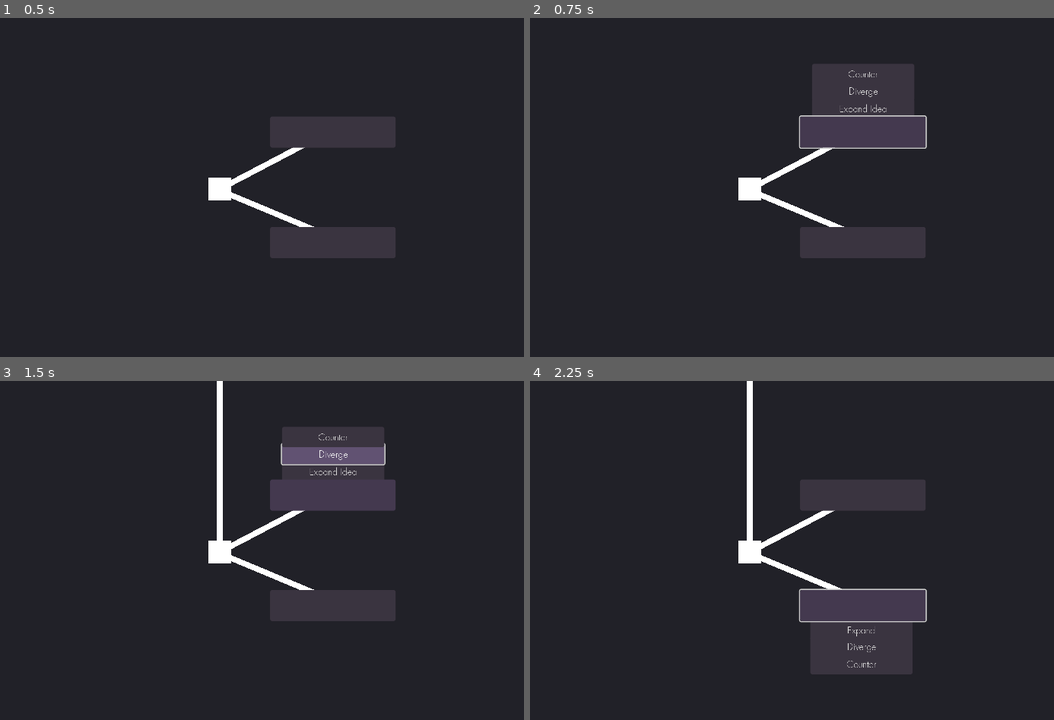
Above: before the commit, frames 1-4 (two rows, left to right).
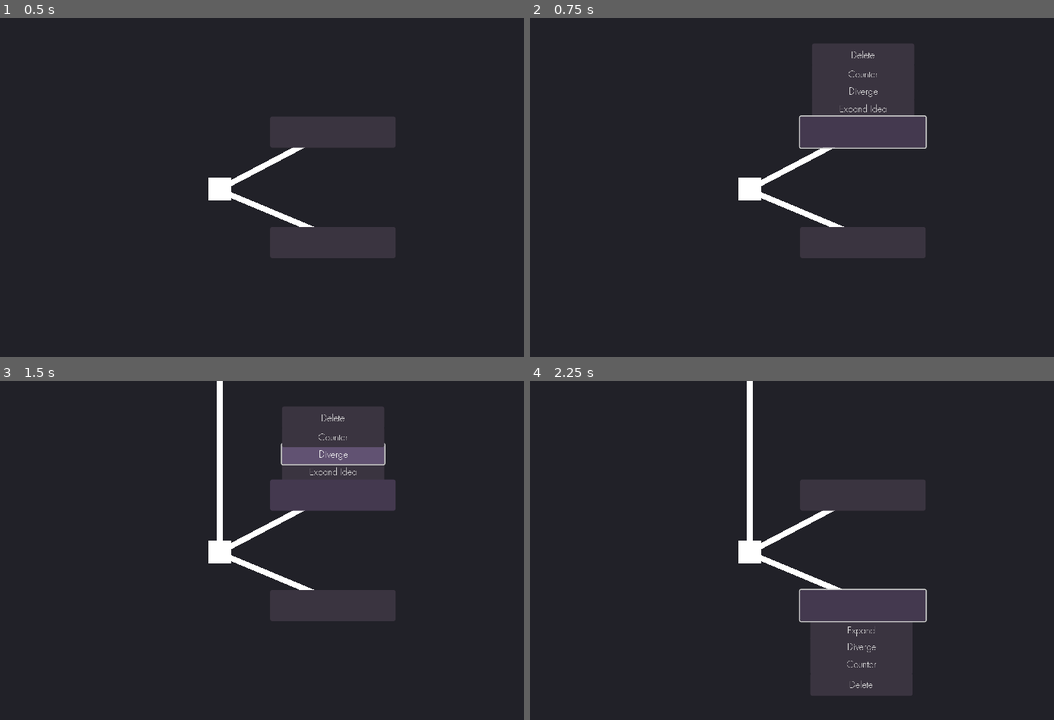
Above: after the commit, the same moments.

Repository: eqgy/understandingtree
Game: Godot game, scene res://understanding tree.tscn
Same seed, same stepped clock (60 frames per second), same inputs: the game is played once before the commit and once after it.
Inputs (mouse positions are in pixels of both pictures, inside the frame that each line leads up to):
- Up to frame 1 (0.5 s): no input
- Up to frame 2 (0.75 s): click (865, 133) at 0.5 s
- Up to frame 3 (1.5 s): click "Diverge" at 1.25 s
- Up to frame 4 (2.25 s): click (865, 604) at 2 s

Frame 1 is identical in both runs. In frame 2, 1.1% of the frame differs, in the area x 53-74%, y 7-14%; in frame 3, 1.1%; in frame 4, 1.2%, in the area x 53-74%, y 86-93%.

Commit message:
Added delete buttons, functionality still missing

Diff:
--- a/application iterations/iteration 1/a node.tscn
+++ b/application iterations/iteration 1/a node.tscn
@@ -1,9 +1,10 @@
-[gd_scene load_steps=6 format=3 uid="uid://biijdxa5vbai2"]
+[gd_scene load_steps=7 format=3 uid="uid://biijdxa5vbai2"]
 
 [ext_resource type="Script" path="res://a_node.gd" id="1_lkhld"]
 [ext_resource type="Theme" uid="uid://bosbvfdtv48xf" path="res://node theme.tres" id="1_ssop8"]
 [ext_resource type="Script" path="res://leaf.gd" id="2_g56ri"]
 [ext_resource type="Script" path="res://add_branch_button.gd" id="4_pq1f4"]
+[ext_resource type="Script" path="res://delete.gd" id="5_iskqk"]
 
 [sub_resource type="Curve" id="Curve_ottr0"]
 _data = [Vector2(0, 1), 0.0, 0.0, 0, 0, Vector2(1, 1), 0.0, 0.0, 0, 0]
@@ -79,6 +80,16 @@
 text = "Counter"
 script = ExtResource("4_pq1f4")
 
+[node name="Delete" type="Button" parent="solution"]
+visible = false
+layout_mode = 0
+offset_left = 21.0
+offset_top = -129.0
+offset_right = 202.0
+offset_bottom = -89.0
+text = "Delete"
+script = ExtResource("5_iskqk")
+
 [node name="ColorRect" type="ColorRect" parent="."]
 anchors_preset = 8
 anchor_left = 0.5
@@ -161,10 +172,22 @@
 text = "Counter"
 script = ExtResource("4_pq1f4")
 
+[node name="Delete" type="Button" parent="problem"]
+visible = false
+layout_mode = 0
+offset_left = 18.0
+offset_top = 147.0
+offset_right = 199.0
+offset_bottom = 187.0
+text = "Delete
+"
+script = ExtResource("5_iskqk")
+
 [connection signal="toggled" from="solution" to="solution" method="_on_toggled"]
 [connection signal="toggled" from="solution" to="solution/Expand Idea" method="_on_button_toggled"]
 [connection signal="toggled" from="solution" to="solution/Divergent Idea" method="_on_button_toggled"]
 [connection signal="toggled" from="solution" to="solution/Counterargument" method="_on_button_toggled"]
+[connection signal="toggled" from="solution" to="solution/Delete" method="_on_solution_toggled"]
 [connection signal="pressed" from="solution/Expand Idea" to="." method="solution_expand"]
 [connection signal="pressed" from="solution/Divergent Idea" to="." method="solution_diverge"]
 [connection signal="toggled" from="solution/Counterargument" to="." method="solution_counterarg"]
@@ -172,6 +195,7 @@
 [connection signal="toggled" from="problem" to="problem/Expand Idea" method="_on_button_toggled"]
 [connection signal="toggled" from="problem" to="problem/Divergent Idea" method="_on_button_toggled"]
 [connection signal="toggled" from="problem" to="problem/Counterargument" method="_on_button_toggled"]
+[connection signal="toggled" from="problem" to="problem/Delete" method="_on_problem_toggled"]
 [connection signal="pressed" from="problem/Expand Idea" to="." method="problem_expand"]
 [connection signal="pressed" from="problem/Divergent Idea" to="." method="problem_diverge"]
 [connection signal="pressed" from="problem/Counterargument" to="." method="problem_counterarg"]
--- a/application iterations/iteration 1/delete.gd
+++ b/application iterations/iteration 1/delete.gd
@@ -11,9 +11,9 @@
 	pass
 
 
-func _on_solution_toggled(toggled_on: bool) -> void:
+func _on_solution_toggled(toggled_on):
 	visible = toggled_on
 
 
-func _on_problem_toggled(toggled_on: bool) -> void:
-	pass # Replace with function body.
+func _on_problem_toggled(toggled_on):
+	visible = toggled_on
